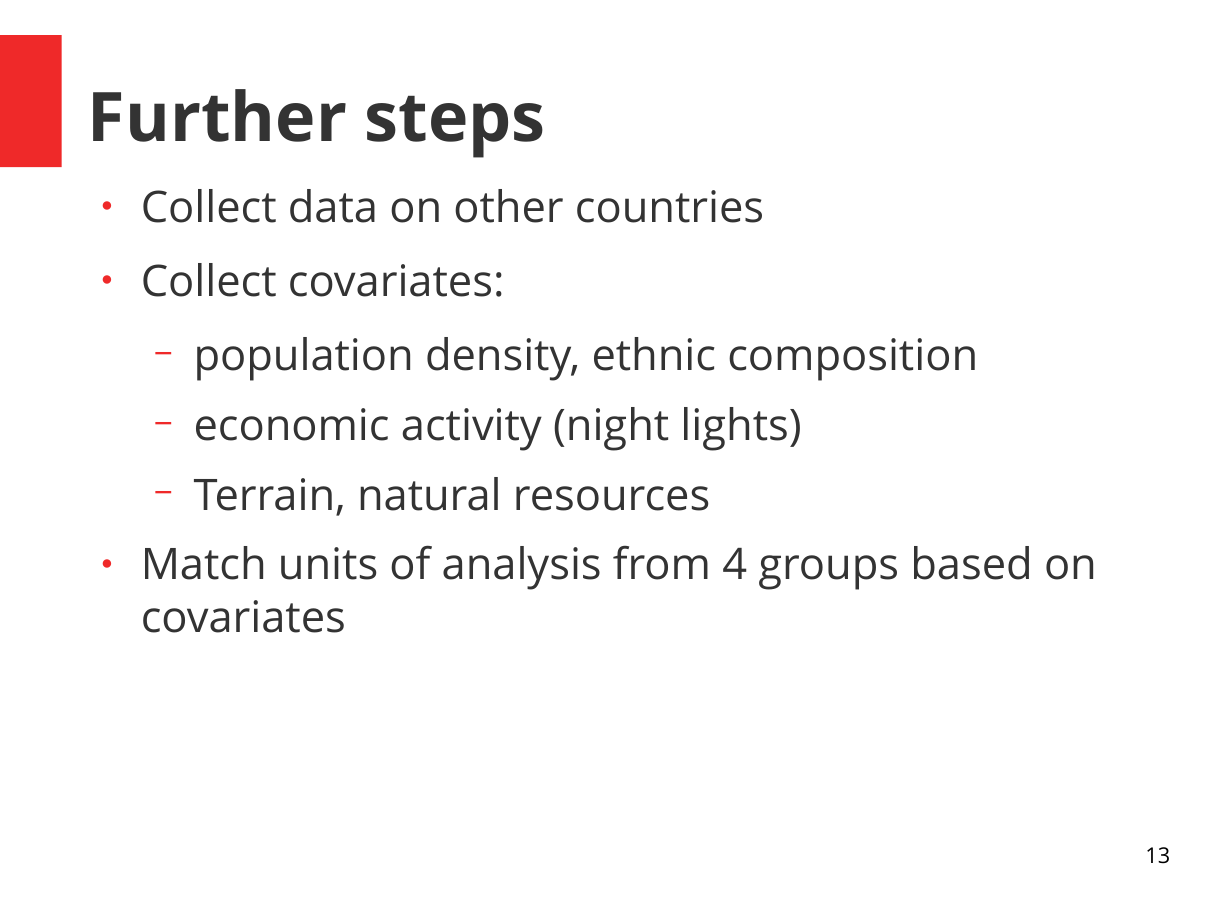
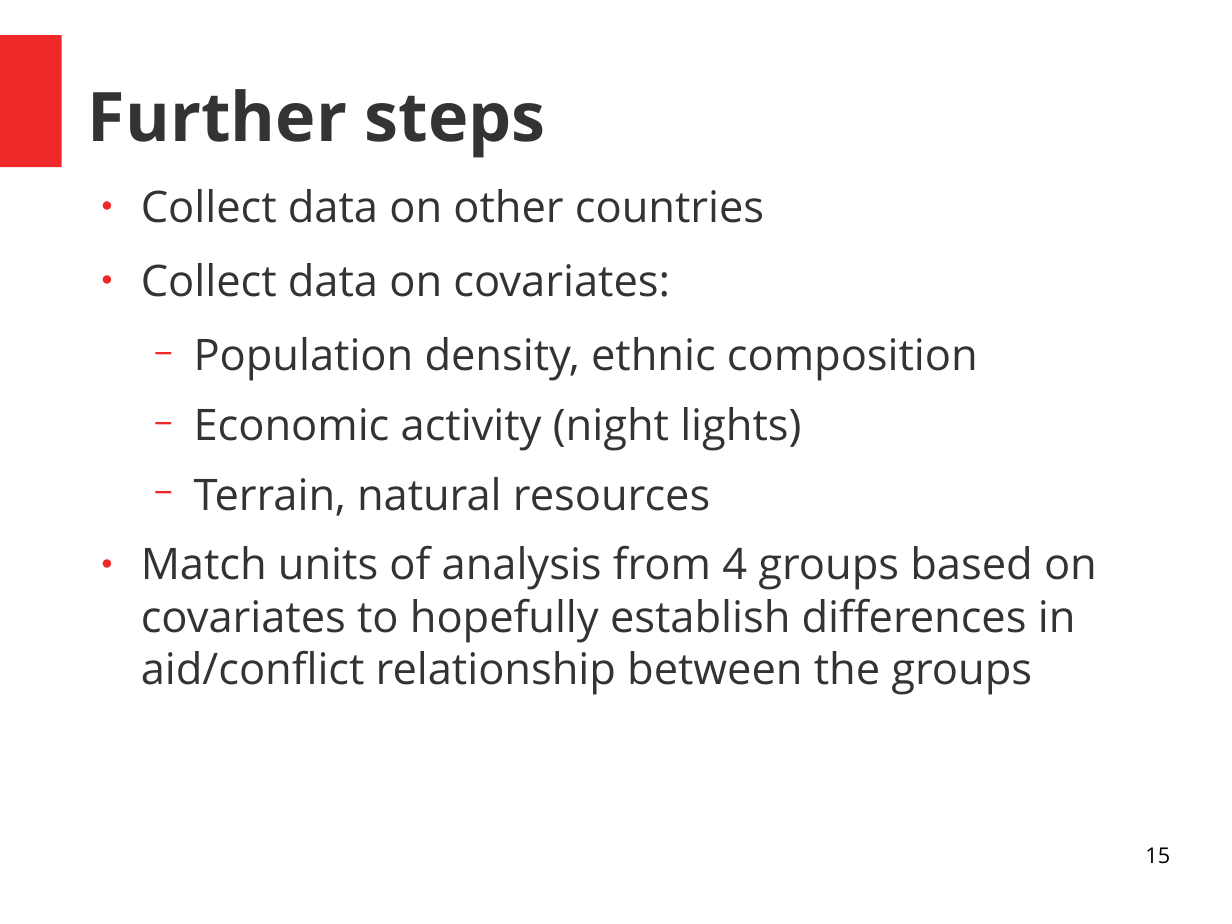
Before and after one commit to ytolochko/Diploma, a slide deck: slide 15 of Presentation.odp (slide 13 before the commit). Drawn at 1232x924 pixels with LibreOffice and Linux fonts; fonts in the diff are those of the drawing. Boxes give left, top, right and bottom in pixels: in the first picture for what was removed or moved away, otherwise in the second. Text is boxed around its words. In the diff, an @@ line names an element or a change of style, - is before the commit and + after.

Commit message:
finished presentation

```diff
--- a/Presentation.odp
+++ b/Presentation.odp
@@ text at (141, 263, 978, 451): text changed @@
-● Collect covariates:
-  − population density, ethnic composition
-  − economic activity (night lights)
+● Collect data on covariates:
+  − Population density, ethnic composition
+  − Economic activity (night lights)
@@ text at (141, 545, 1097, 695): text changed @@
-● Match units of analysis from 4 groups based on covariates
+● Match units of analysis from 4 groups based on covariates to hopefully establish differences in aid/conflict relationship between the groups
@@ page number at (1145, 847, 1170, 864): text changed @@
-13
+15
```
Also in this commit, not shown: 2 slides added, 6 other files.
